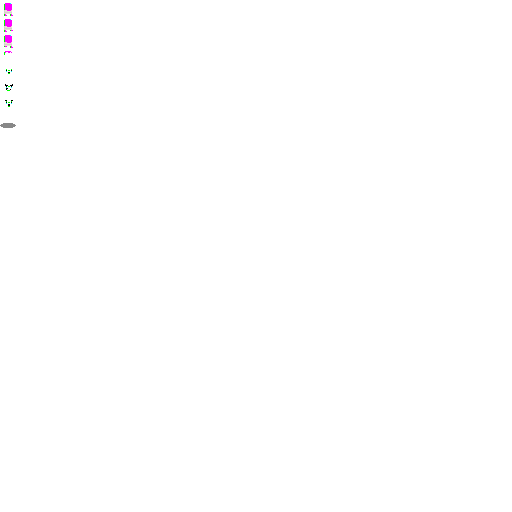
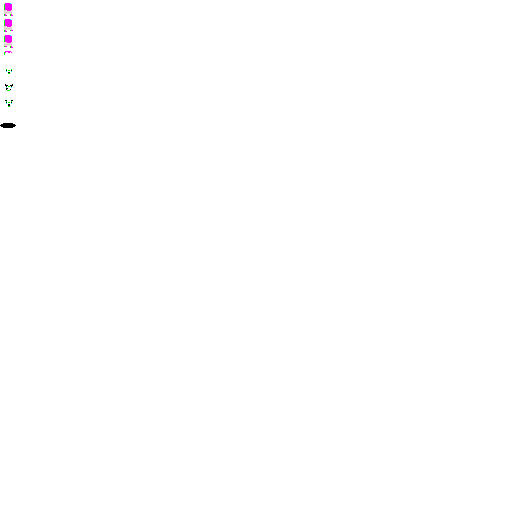
The second 512 x 512 image is a revision of the first. Changes to its layers:
painted on "body" over box(0, 123, 16, 128)
